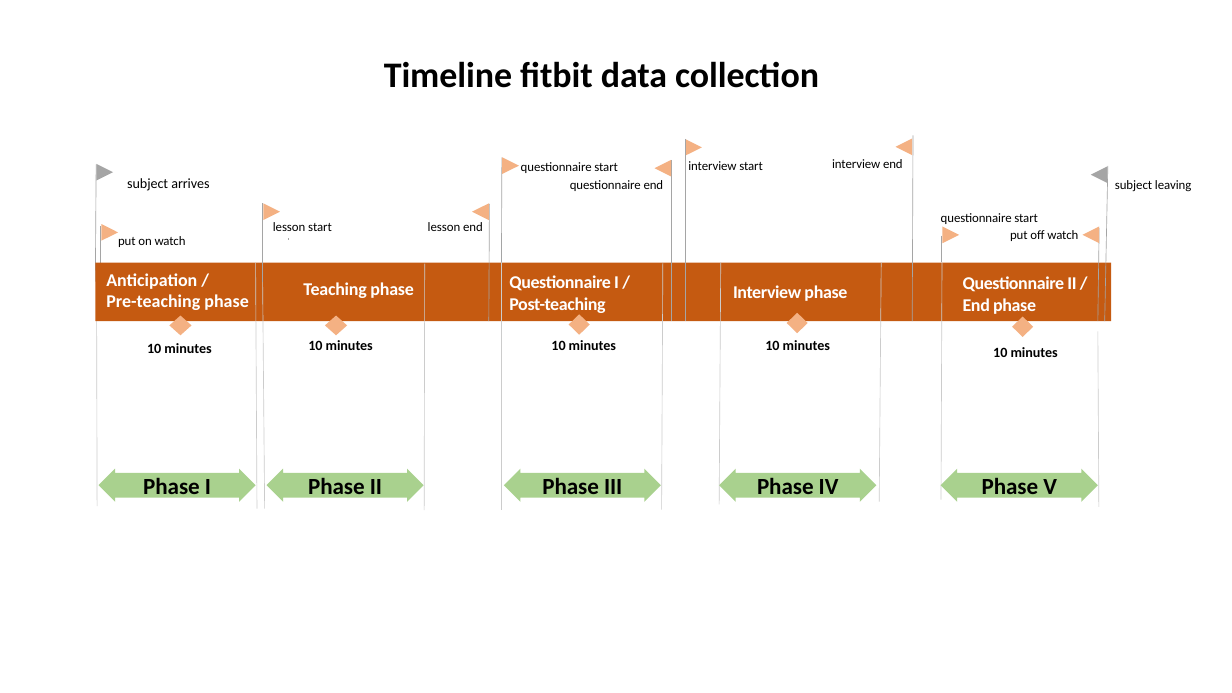
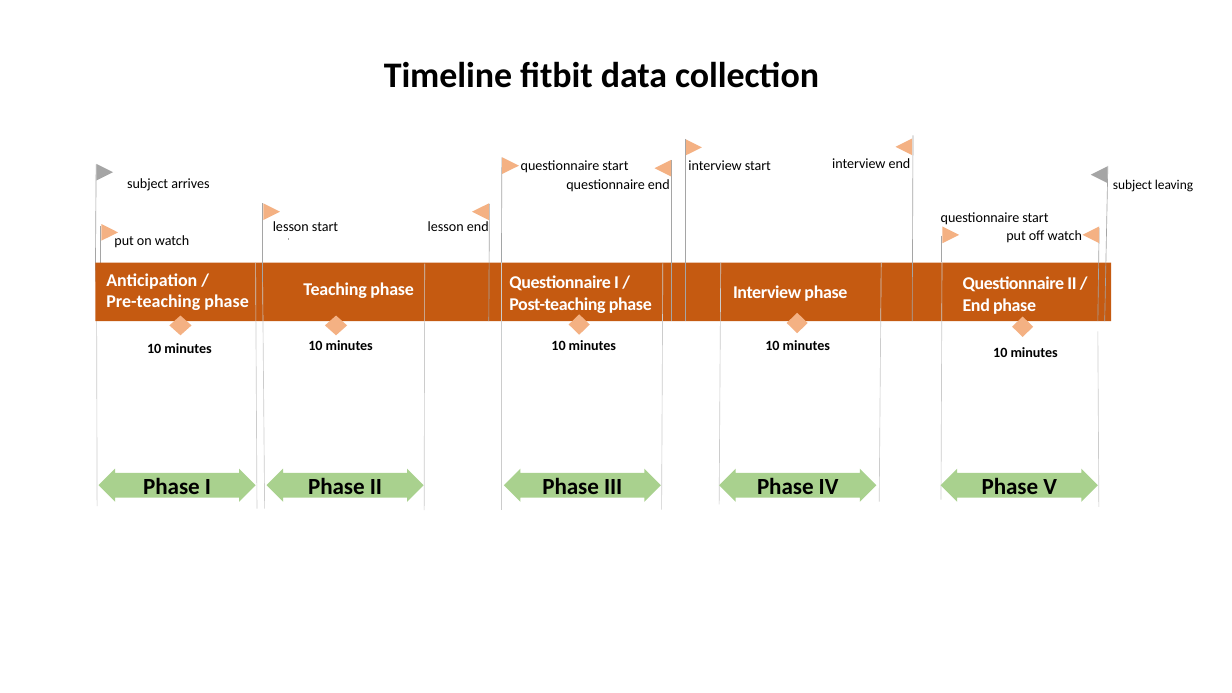
Before and after one commit to MandyKlatt/Mandy-PhD, a slide deck: slide 1 of 02_paper/02_study/02_fitbit paper/timeline_fitbit_data_collection.pptx. Drawn at 1232x693 pixels with LibreOffice and Linux fonts; fonts in the diff are those of the drawing. Boxes give left, top, right and bottom in pixels: in the first picture for what was removed or moved away, otherwise in the second. Text is boxed around its words. In the diff, an @@ line names an element or a change of style, - is before the commit and + after.

```diff
--- a/02_paper/02_study/02_fitbit paper/timeline_fitbit_data_collection.pptx
+++ b/02_paper/02_study/02_fitbit paper/timeline_fitbit_data_collection.pptx
@@ text "subject leaving" at (x1=1113, y1=179, x2=1193, y2=192): size 10 to 10.5 pt @@
@@ size 10 to 11 pt in 9 elements at (x1=688, y1=160, x2=771, y2=170), (x1=832, y1=158, x2=911, y2=168), (x1=941, y1=212, x2=1048, y2=225), (x1=114, y1=233, x2=189, y2=248), (x1=1006, y1=230, x2=1082, y2=243), (x1=428, y1=219, x2=489, y2=231), (x1=521, y1=160, x2=628, y2=173), (x1=566, y1=179, x2=670, y2=192), (x1=273, y1=221, x2=338, y2=231) @@
@@ text at (x1=509, y1=297, x2=652, y2=315): text changed @@
-Post-teaching
+Post-teaching phase
```
Also in this commit, not shown: 3 other files.
